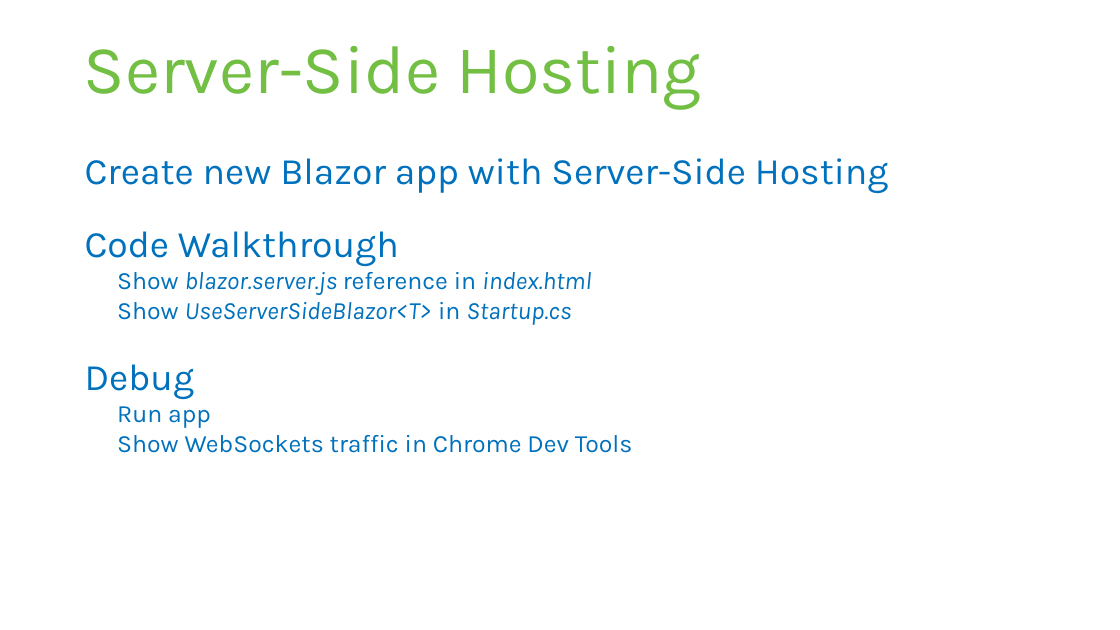
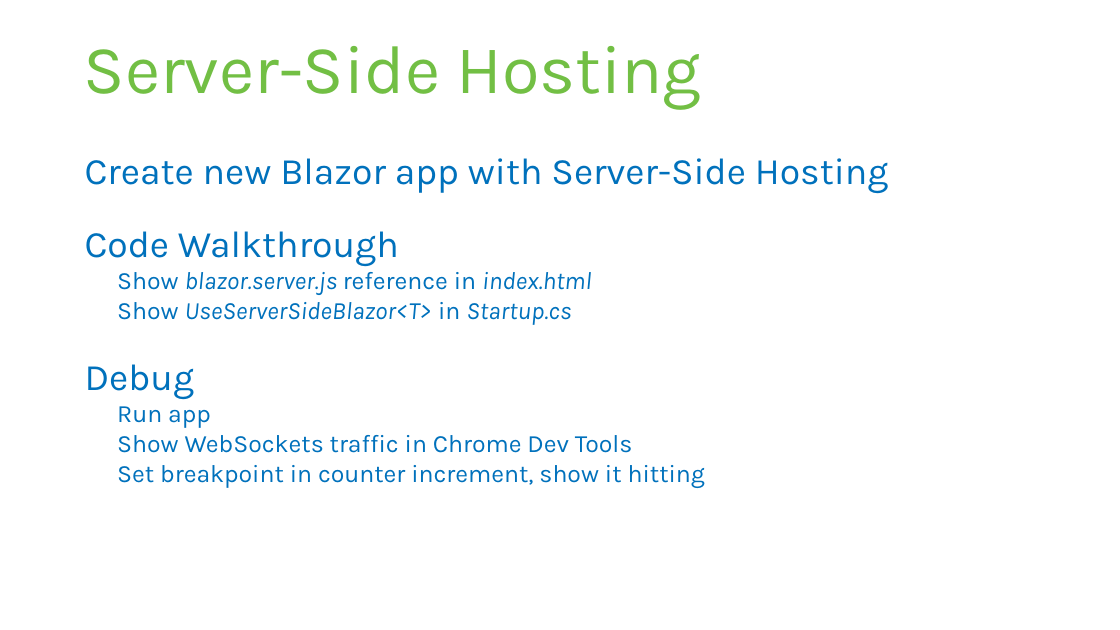
Before and after one commit to software-architects/learn-blazor, a slide deck: slide 26 of static/slides/Blazor-Intro.pptx (slide 27 before the commit). Drawn at 1120x630 pixels with LibreOffice and Linux fonts; fonts in the diff are those of the drawing. Boxes give left, top, right and bottom in pixels: in the first picture for what was removed or moved away, otherwise in the second. Text is boxed around its words. In the diff, an @@ line names an element or a change of style, - is before the commit and + after.

```diff
--- a/static/slides/Blazor-Intro.pptx
+++ b/static/slides/Blazor-Intro.pptx
@@ text at [117,465,705,487]: paragraph added @@
+  Set breakpoint in counter increment, show it hitting
```
Also in this commit, not shown: 4 other slides changed, 1 slide added, 2 slides removed, 1 other file.
